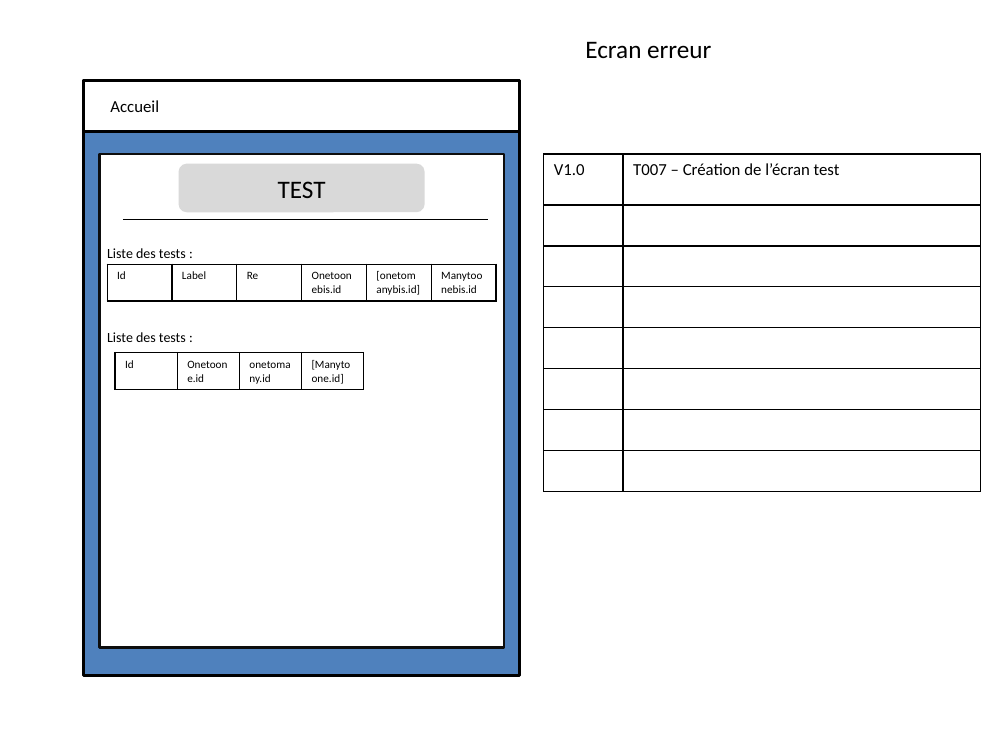
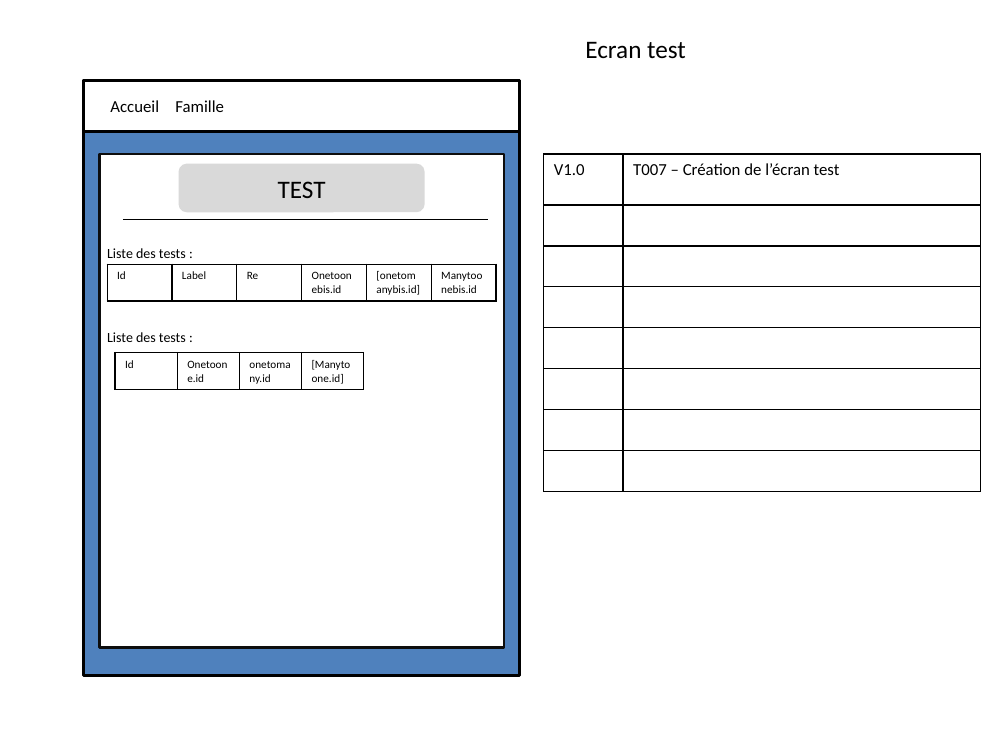
Before and after one commit to marie-aure/elba-backend, a slide deck: slide 4 of src/main/resources/mq.pptx. Drawn at 1008x756 pixels with LibreOffice and Linux fonts; fonts in the diff are those of the drawing. Boxes give left, top, right and bottom in pixels: in the first picture for what was removed or moved away, otherwise in the second. Text is boxed around its words. In the diff, an @@ line names an element or a change of style, - is before the commit and + after.

Commit message:
[T008][T009][T010] ajout des classes pojo, repo, services, controller pour sim et famille

```diff
--- a/src/main/resources/mq.pptx
+++ b/src/main/resources/mq.pptx
@@ text at box(585, 41, 686, 59): text changed @@
-Ecran erreur
+Ecran test
@@ text added at box(175, 100, 224, 112), 12 pt, text #000000 @@
+Famille
```
Also in this commit, not shown: 3 other slides changed, 1 slide added, 14 other files.
